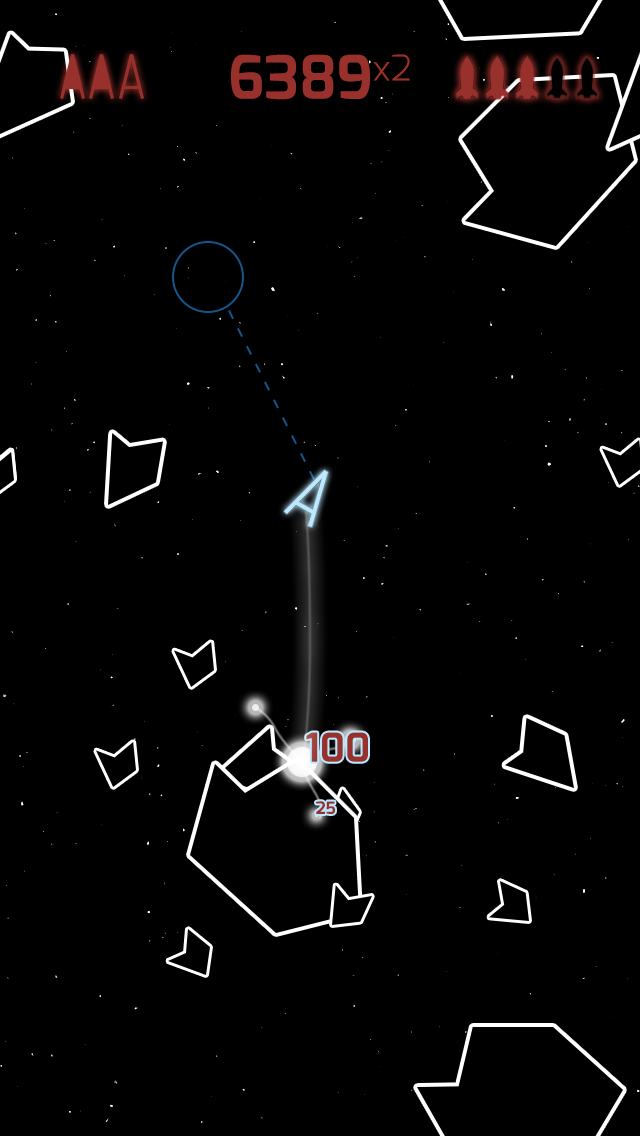
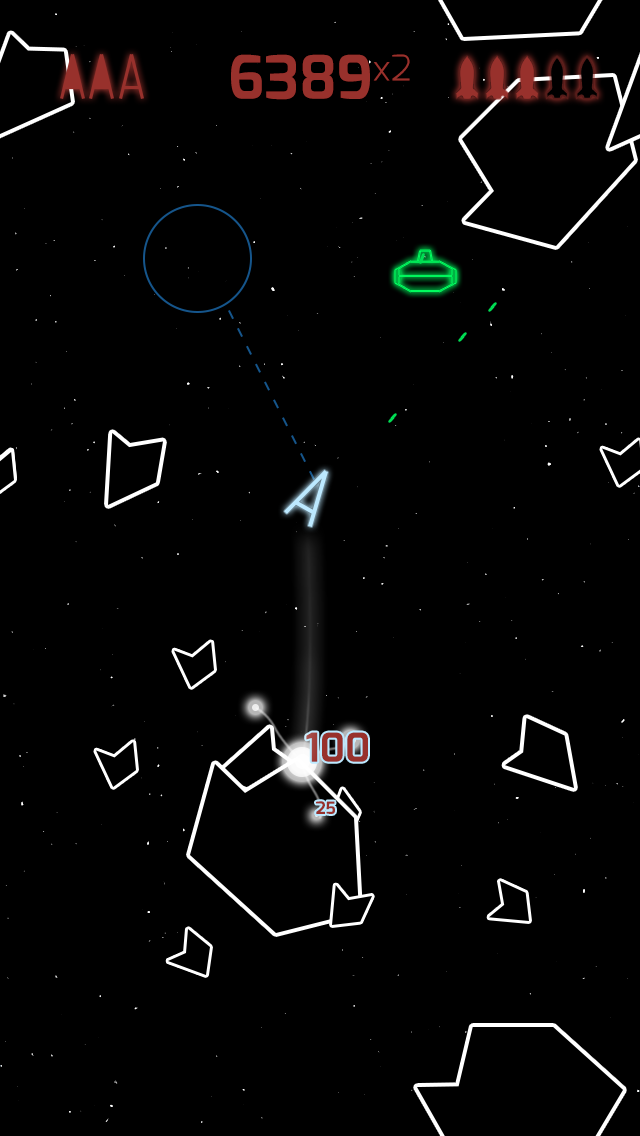
Comparing the layer stacks of the two 640 x 1136 images. Changes:
added group "Aliens" with 5 layers in group "In game" over [389, 250, 496, 422]
added layer "Bullets copy 3" in group "Aliens" over [420, 254, 424, 263]
added layer "Bullets copy" in group "Aliens" over [459, 333, 466, 341]
added layer "Bullets copy 2" in group "Aliens" over [389, 414, 396, 422]
added layer "Bullets" in group "Aliens" over [489, 303, 496, 311]
added layer "Alien" in group "Aliens" over [395, 250, 456, 292]
renamed "Ellipse 1" to "Finger", painted on it over [143, 204, 252, 313]
"Missile": opacity 35% → 33%, painted on it, masked it over [300, 509, 313, 735]
